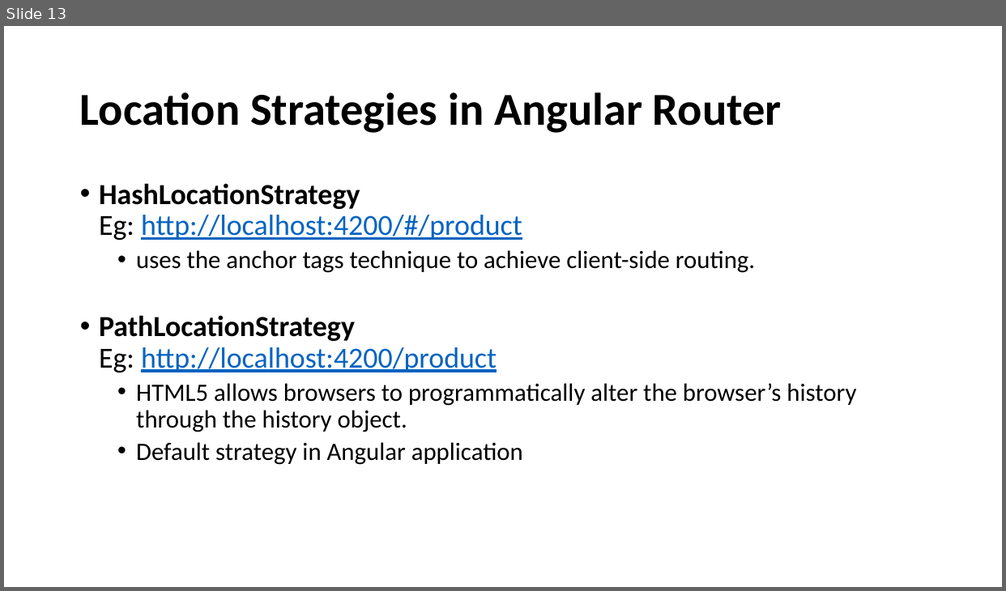
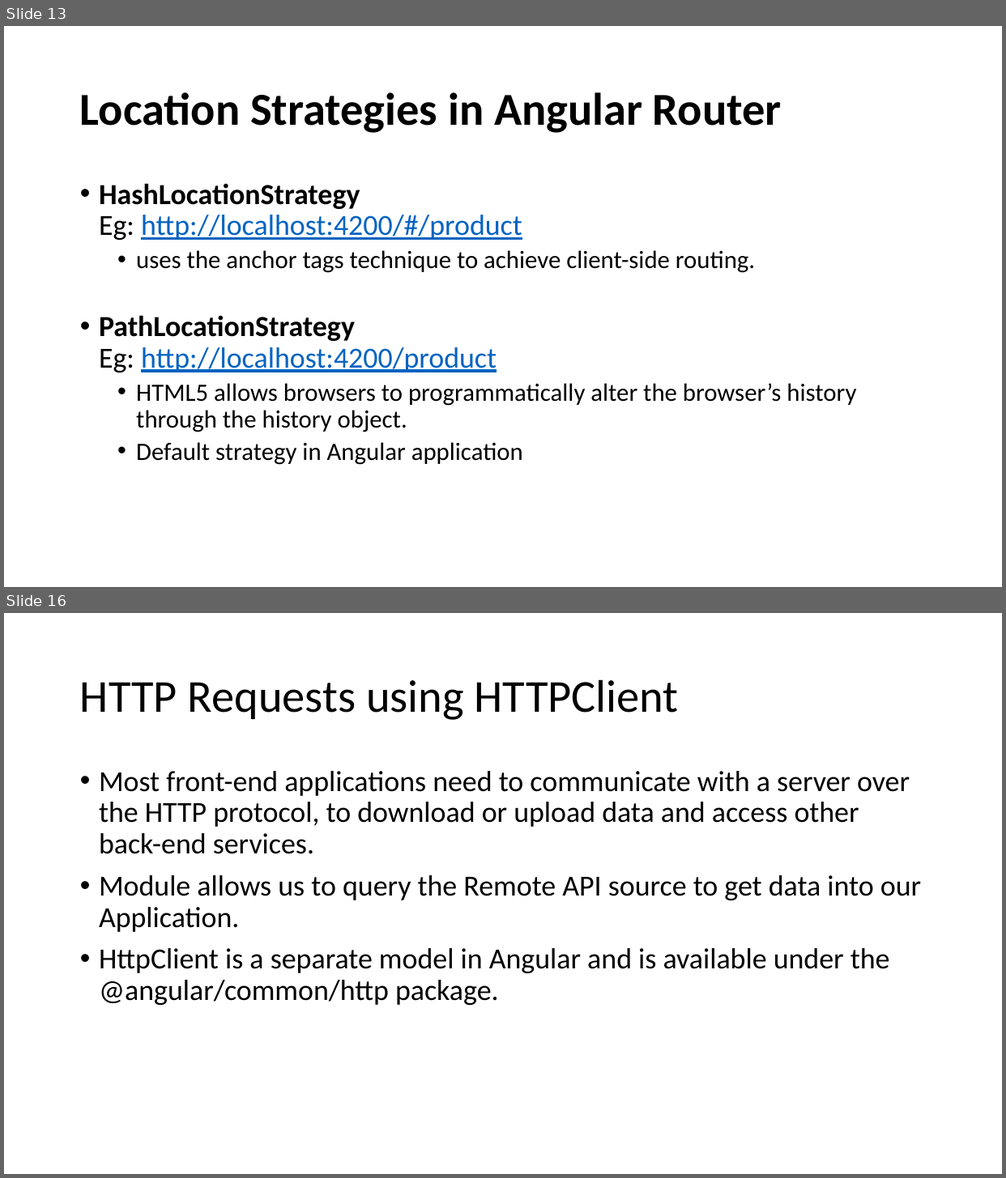
Before and after one commit to simhaabhijit/Angular-Training-Intermediate, a slide deck: Angular Intermediate Level Training PPT.pptx. Shown one above the other, each under a label of ours: slide 13 before the commit, slides 13 and 16 after it; the slides between them are not shown. The pictures are 1006x591 and 1006x1178 pixels, drawn with LibreOffice and Linux fonts; fonts in the diff are those of the drawing. Boxes give left, top, right and bottom in pixels: in the first picture for what was removed or moved away, otherwise in the second. Text is boxed around its words. In the diff, an @@ line names an element or a change of style, - is before the commit and + after.

```diff
--- a/Angular Intermediate Level Training PPT.pptx
+++ b/Angular Intermediate Level Training PPT.pptx
@@ slide 16 added at (4, 613, 1002, 1174), background #FFFFFF @@
@@ title added at (80, 679, 679, 720), 44 pt, text #000000 @@
+HTTP Requests using HTTPClient
@@ text added at (99, 771, 921, 1005), 28 pt, text #000000 @@
+• Most front-end applications need to communicate with a server over the HTTP protocol, to download or upload data and access other back-end services.
+• Module allows us to query the Remote API source to get data into our Application.
+• HttpClient is a separate model in Angular and is available under the @angular/common/http package.
```
Also in this commit, not shown: 4 other slides added, 24 other files.
